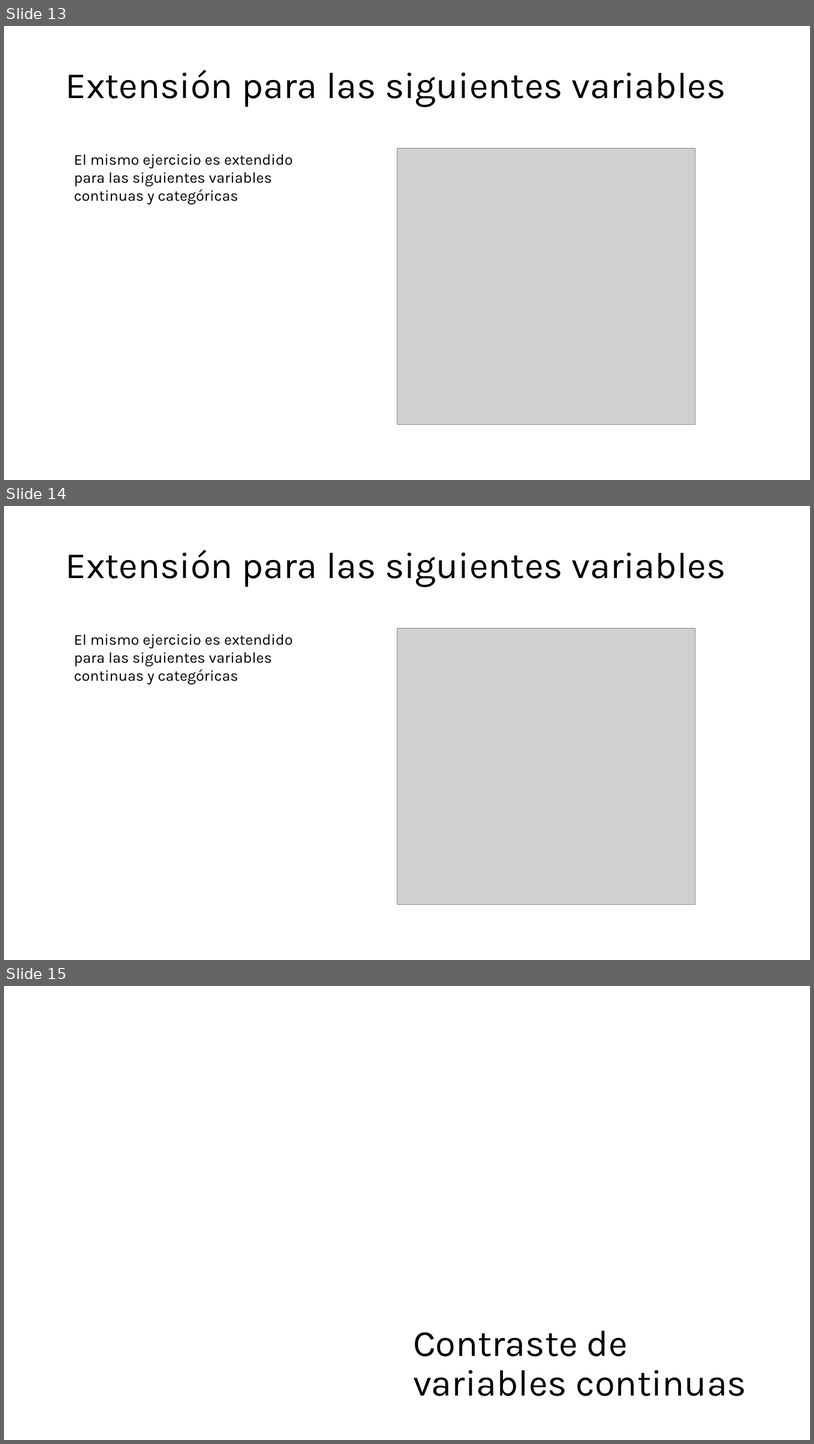
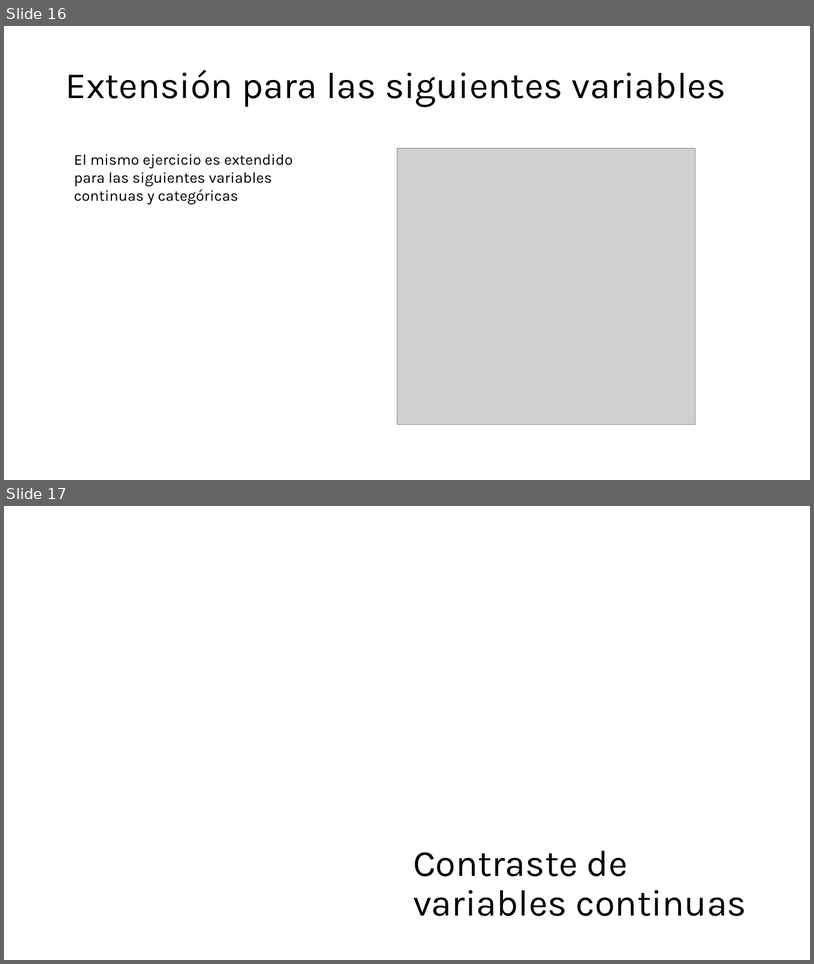
Before and after one commit to sergiobarona03/Curso_EDA_2024_I, a slide deck: Módulos/Módulo 3/Boceto/Boceto.pptx. Shown one above the other, each under a label of ours: slides 13, 14 and 15 before the commit, slides 16 and 17 after it. The pictures are 814x1444 and 814x964 pixels, drawn with LibreOffice and Linux fonts; fonts in the diff are those of the drawing; grey boxes stand for pictures. Boxes give left, top, right and bottom in pixels: in the first picture for what was removed or moved away, otherwise in the second. Text is boxed around its words. In the diff, an @@ line names an element or a change of style, - is before the commit and + after.

```diff
--- a/Módulos/Módulo 3/Boceto/Boceto.pptx
+++ b/Módulos/Módulo 3/Boceto/Boceto.pptx
@@ slide 14 removed at [4, 506, 810, 960], background #FFFFFF @@
@@ title removed at [65, 550, 726, 587] @@
-Extensión para las siguientes variables
@@ picture removed at [397, 628, 696, 904] @@
@@ text removed at [74, 634, 293, 685] @@
-El mismo ejercicio es extendido para las siguientes variables continuas y categóricas
@@ what was slide 13 is now slide 16 @@
@@ what was slide 15 is now slide 17 @@
```
Also in this commit, not shown: 1 slide changed, 7 slides added, 6 other slides removed, 9 other files.
